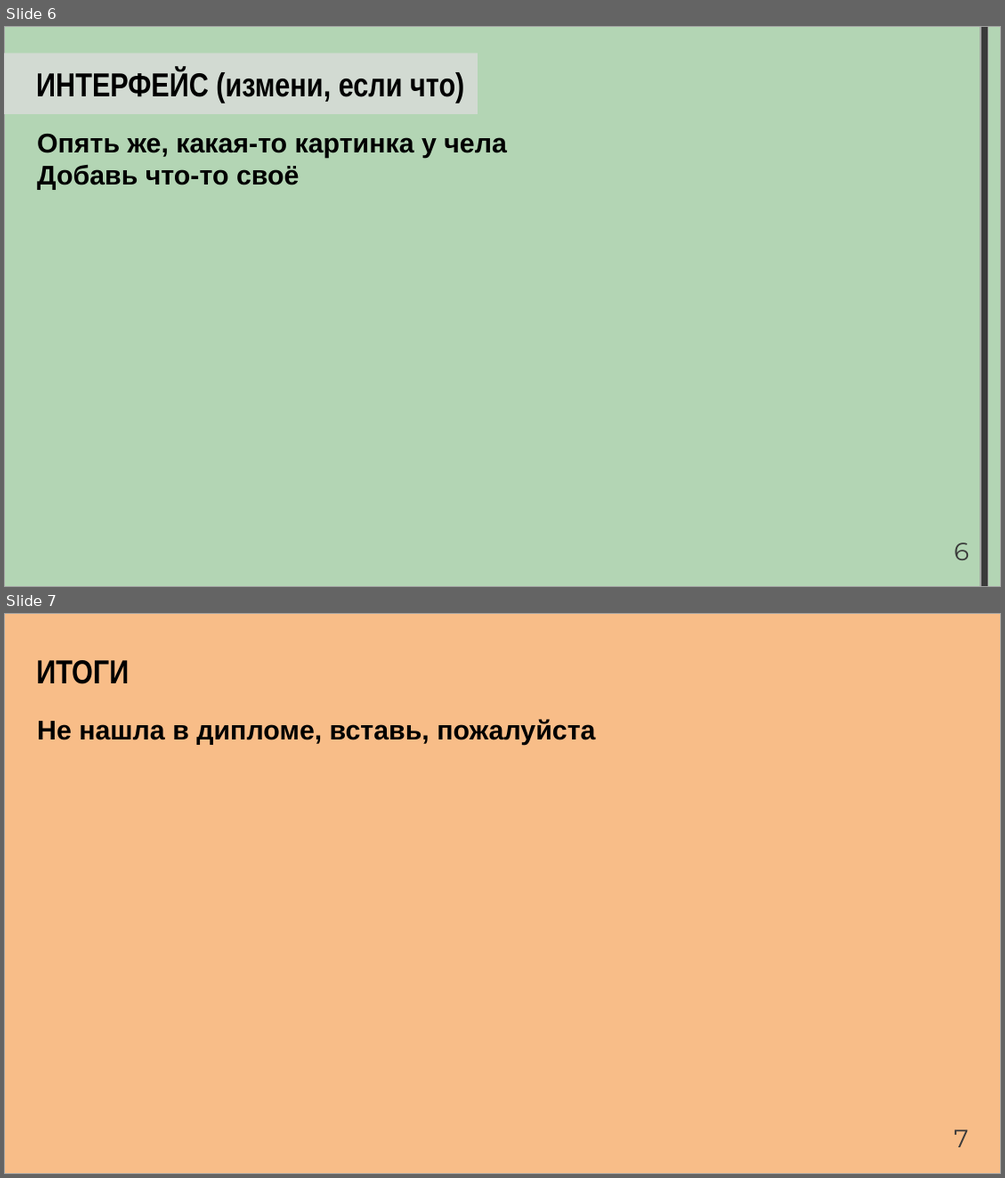
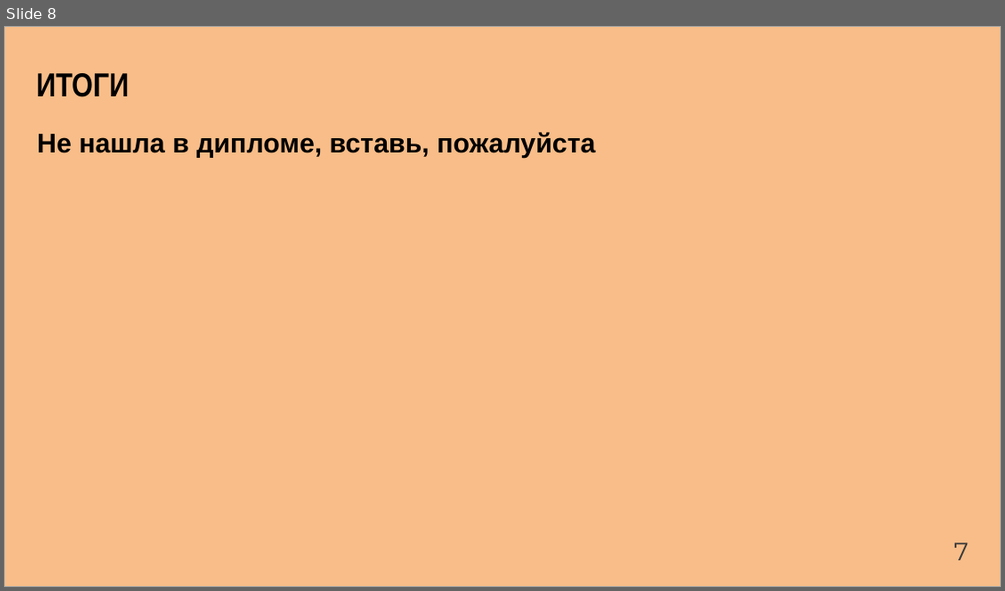
Before and after one commit to Artemor31/Files, a slide deck: Готовые части/Prezentatsia1 (1).pptx. Shown one above the other, each under a label of ours: slides 6 and 7 before the commit, slide 8 after it. The pictures are 1005x1178 and 1005x591 pixels, drawn with LibreOffice and Linux fonts; fonts in the diff are those of the drawing. Boxes give left, top, right and bottom in pixels: in the first picture for what was removed or moved away, otherwise in the second. Text is boxed around its words. In the diff, an @@ line names an element or a change of style, - is before the commit and + after.

```diff
--- a/Готовые части/Prezentatsia1 (1).pptx
+++ b/Готовые части/Prezentatsia1 (1).pptx
@@ slide 6 removed at (4,26,1001,587), background #FFFFFF @@
@@ rectangle removed at (4,26,1001,587) @@
@@ rectangle removed at (980,26,988,587) @@
@@ rectangle removed at (4,53,477,113) @@
@@ text removed at (36,70,464,103) @@
-ИНТЕРФЕЙС (измени, если что)
@@ text removed at (37,134,507,190) @@
-Опять же, какая-то картинка у чела
-Добавь что-то своё
@@ text removed at (954,542,969,560) @@
-6
@@ what was slide 7 is now slide 8 @@
```
Also in this commit, not shown: 2 slides changed, 2 slides added, 8 other files.
